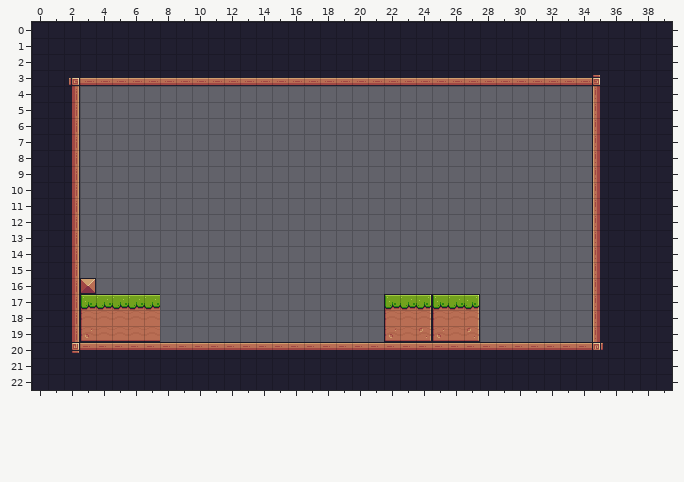
An edit to a level. Tiled map, assets/tiles/level-01.tmx. This is how it looked before the edit.
Cells are 16x16 px. Shown: x 0..39, y 0..22.
New version:
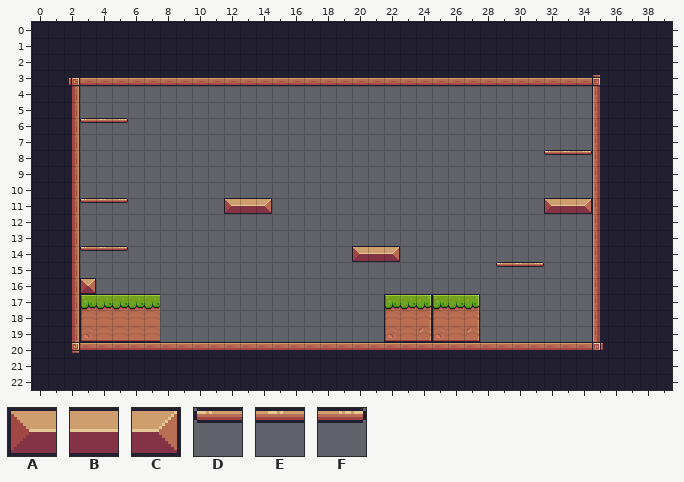
Key: from "Adventure": A 12, B 13, C 14, D 39, E 40, F 41.
_ is an empty cell.
The edit:
Layer "Field Play":
y 6: x 3..5 ___ -> DEF
y 8: x 32..34 ___ -> DEF
y 11: x 3..5 ___ -> DEF; x 12..14 ___ -> ABC; x 32..34 ___ -> ABC
y 14: x 3..5 ___ -> DEF; x 20..22 ___ -> ABC
y 15: x 29..31 ___ -> DEF
